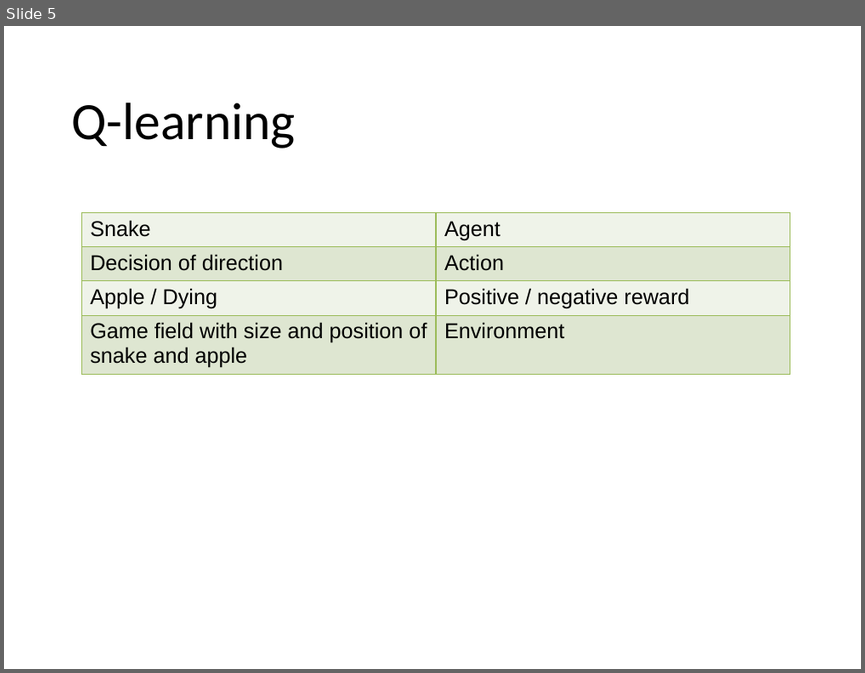
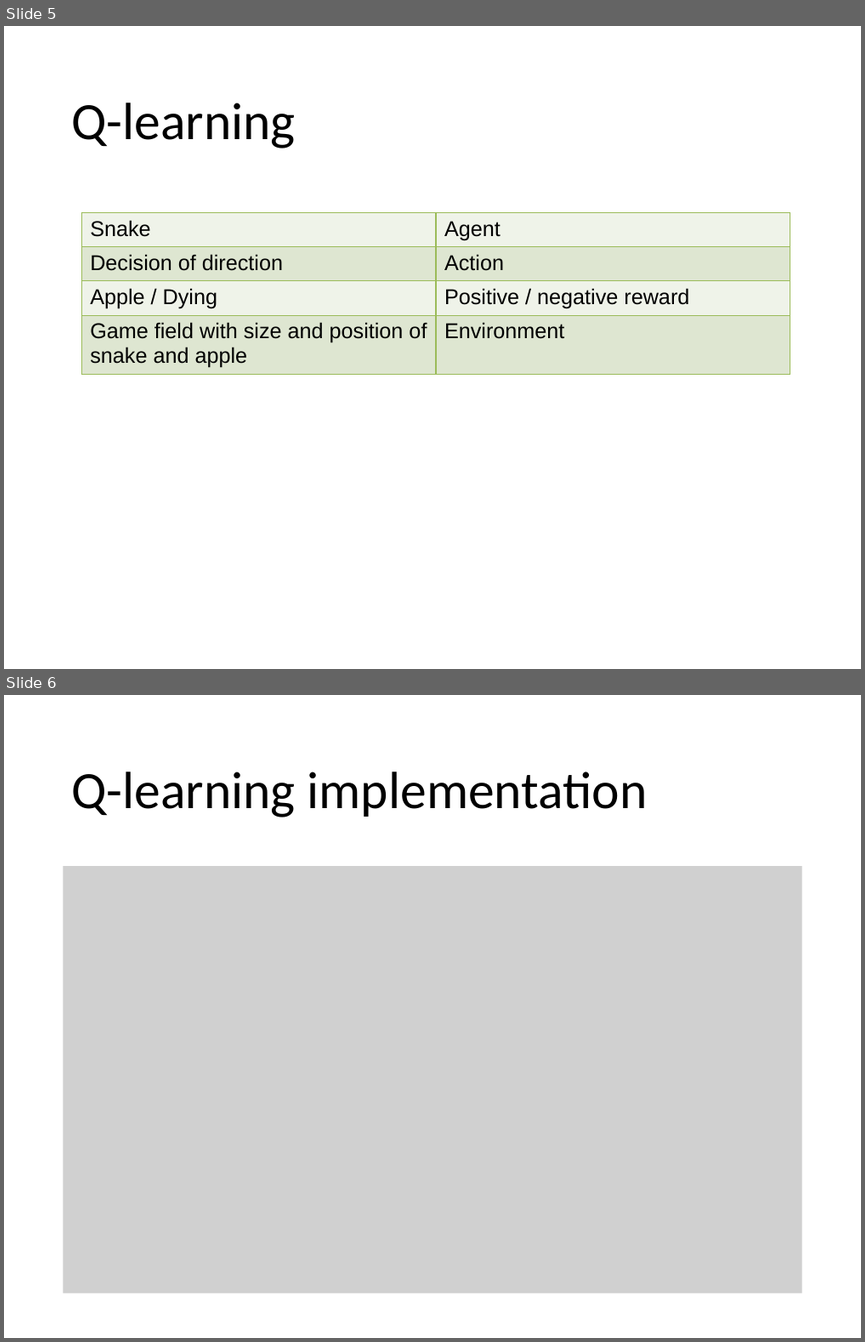
Before and after one commit to antonbulat/SnakeProject, a slide deck: Abgabe_09/Snake_overview.pptx. Shown one above the other, each under a label of ours: slide 5 before the commit, slides 5 and 6 after it. The pictures are 865x673 and 865x1342 pixels, drawn with LibreOffice and Linux fonts; fonts in the diff are those of the drawing; grey boxes stand for pictures. Boxes give left, top, right and bottom in pixels: in the first picture for what was removed or moved away, otherwise in the second. Text is boxed around its words. In the diff, an @@ line names an element or a change of style, - is before the commit and + after.

```diff
--- a/Abgabe_09/Snake_overview.pptx
+++ b/Abgabe_09/Snake_overview.pptx
@@ slide 6 added at bbox=[4, 695, 861, 1338], background #FFFFFF @@
@@ text added at bbox=[71, 771, 647, 817], 44 pt, text #000000 @@
+Q-learning implementation
@@ picture added at bbox=[64, 867, 801, 1293] @@
```
Also in this commit, not shown: 1 slide changed, 4 other slides added.
